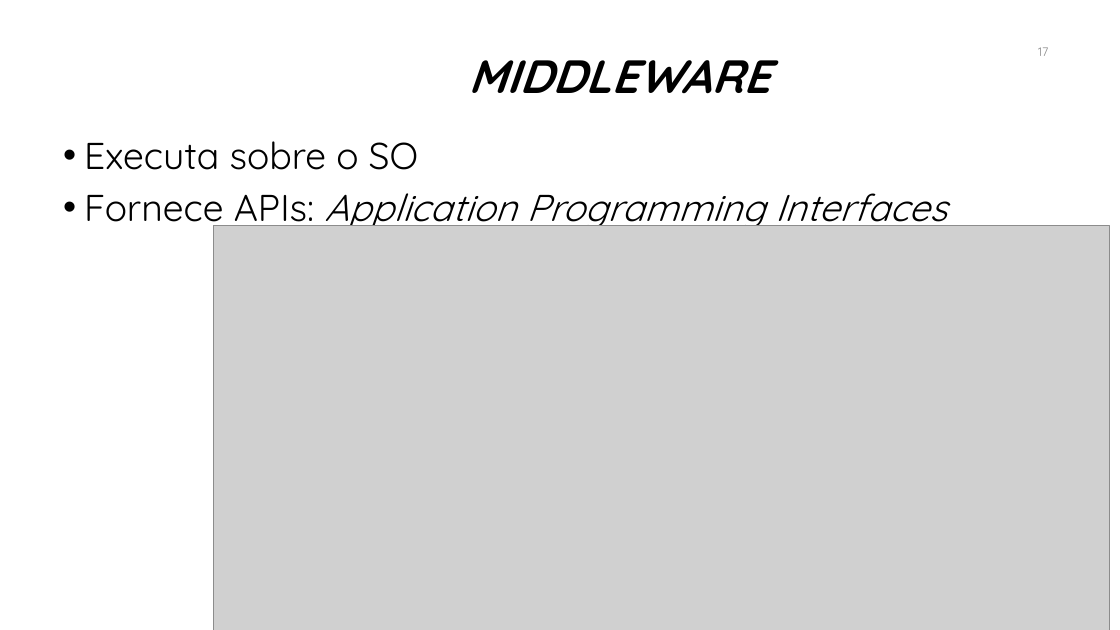
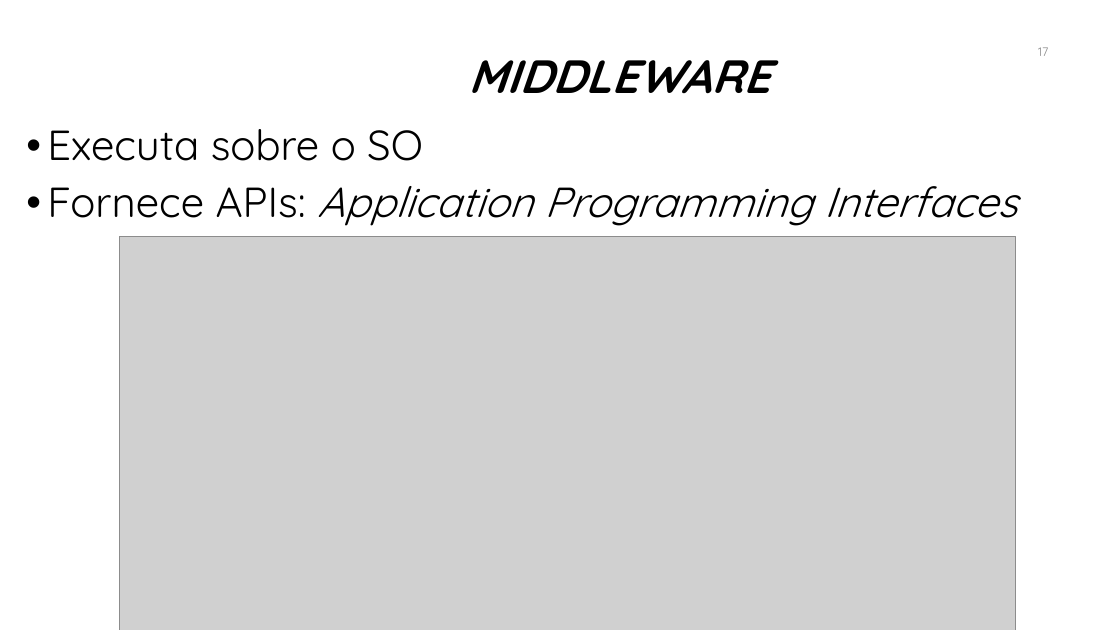
Before and after one commit to manoelcampos/sistemas-distribuidos, a slide deck: slide 17 of introducao-sd.pptx. Drawn at 1120x630 pixels with LibreOffice and Linux fonts; fonts in the diff are those of the drawing; grey boxes stand for pictures; background and template pictures are left out. Boxes give left, top, right and bottom in pixels: in the first picture for what was removed or moved away, otherwise in the second. Text is boxed around its words. In the diff, an @@ line names an element or a change of style, - is before the commit and + after.

```diff
--- a/introducao-sd.pptx
+++ b/introducao-sd.pptx
@@ text "Executa sobre o SO": place and size @@
-text "Executa sobre o SO" at [84, 141, 947, 232]
+text "Executa sobre o SO" at [47, 129, 1017, 226]
@@ text "Executa sobre o SO" at [47, 129, 1017, 226]: size 32 to 36 pt @@
@@ picture: place and size @@
-picture at [213, 225, 1110, 630]
+picture at [119, 236, 1016, 630]
```
Also in this commit, not shown: 43 other slides changed, 7 slides added, 1 slide removed, 8 other files.
